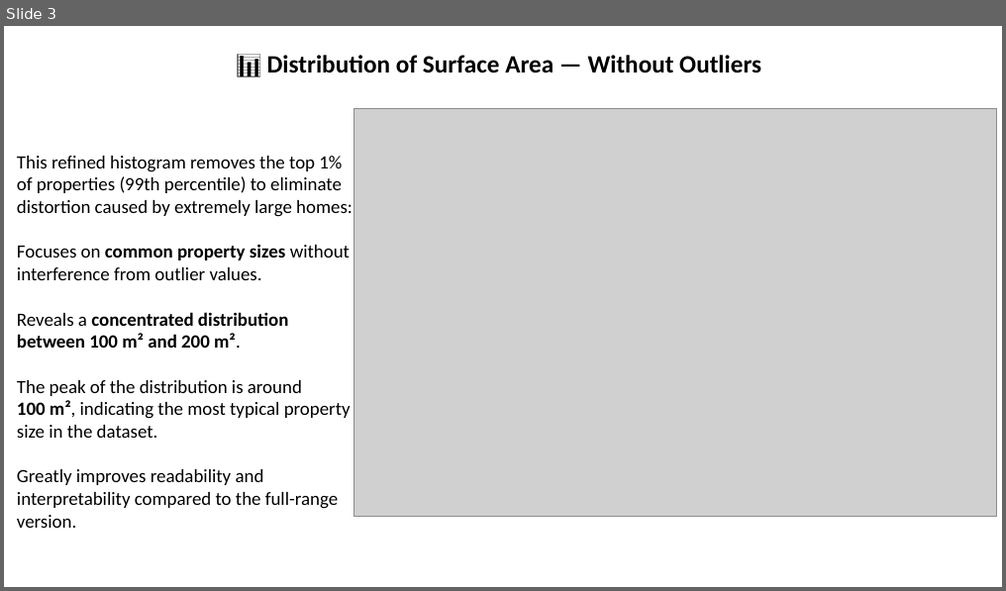
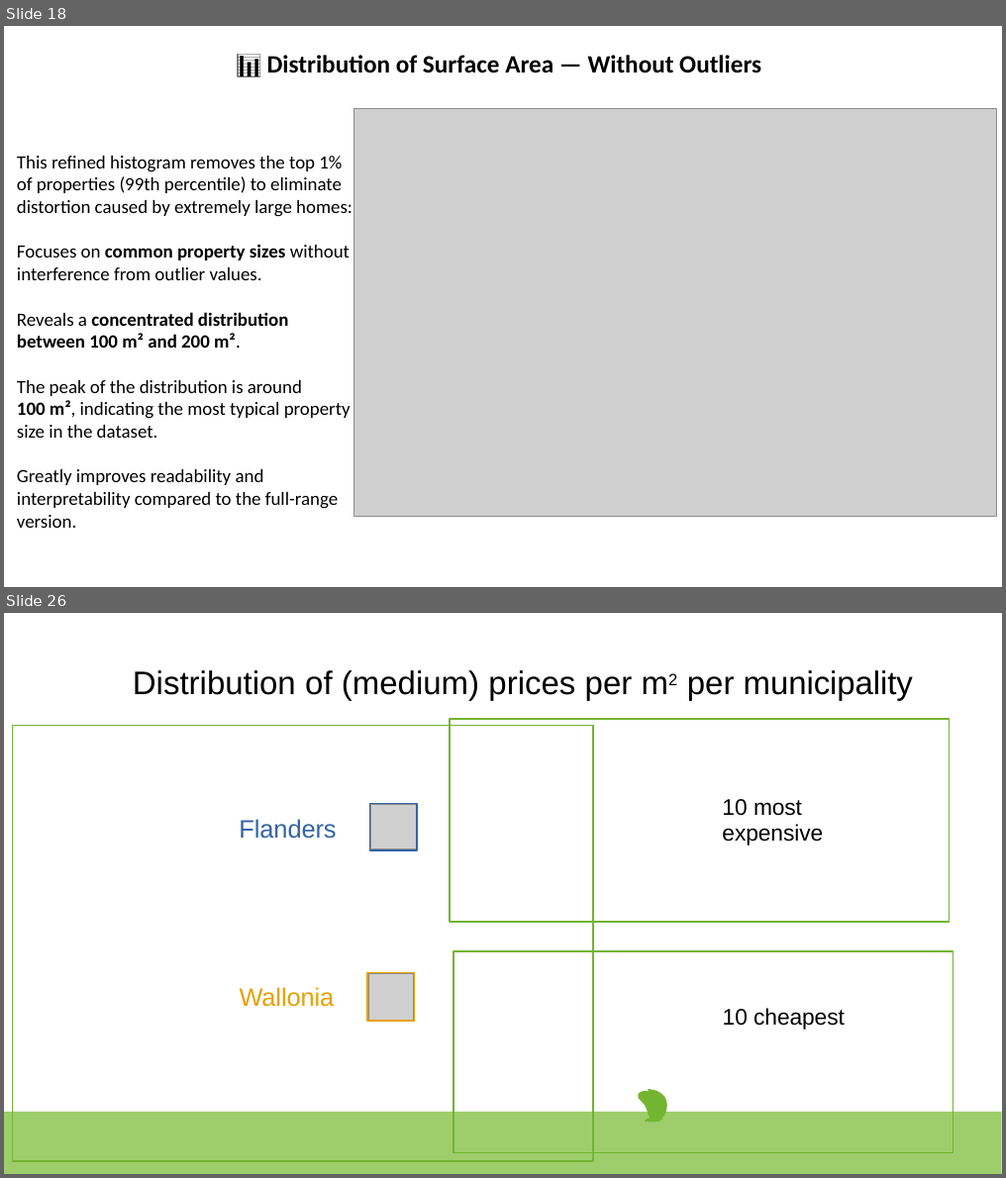
Before and after one commit to kayedee90/challenge-data-analysis, a slide deck: Presentation/Kenny_PDF.pptx. Shown one above the other, each under a label of ours: slide 3 before the commit, slides 18 and 26 after it; the slides between them are not shown. The pictures are 1006x591 and 1006x1178 pixels, drawn with LibreOffice and Linux fonts; fonts in the diff are those of the drawing; grey boxes stand for pictures; background and template pictures are left out. Boxes give left, top, right and bottom in pixels: in the first picture for what was removed or moved away, otherwise in the second. Text is boxed around its words. In the diff, an @@ line names an element or a change of style, - is before the commit and + after.

```diff
--- a/Presentation/Kenny_PDF.pptx
+++ b/Presentation/Kenny_PDF.pptx
@@ slide 26 added at (x1=4, y1=613, x2=1002, y2=1174), background #FFFFFF @@
@@ title added at (x1=133, y1=670, x2=913, y2=701), 31.4 pt, text #000000 @@
+Distribution of (medium) prices per m2 per municipality
@@ freeform shape added at (x1=12, y1=725, x2=593, y2=1161), outline #73B430 1.42 pt @@
@@ freeform shape added at (x1=450, y1=719, x2=948, y2=922), outline #73B430 1.42 pt @@
@@ text added at (x1=239, y1=819, x2=336, y2=839), 24.2 pt, text #3364A3 @@
+Flanders
@@ text added at (x1=722, y1=799, x2=823, y2=846), 21.8 pt, text #000000 @@
+10 most expensive
@@ freeform shape added at (x1=453, y1=952, x2=952, y2=1154), outline #73B430 1.42 pt @@
@@ text added at (x1=240, y1=987, x2=335, y2=1007), 24.2 pt, text #E7A101 @@
+Wallonia
@@ group added at (x1=368, y1=803, x2=417, y2=1021): 2 pictures, 2 freeform shapes @@
@@ text added at (x1=723, y1=1008, x2=845, y2=1030), 21.8 pt, text #000000 @@
+10 cheapest
@@ freeform shape added at (x1=4, y1=1112, x2=1002, y2=1174), fill #9DCE6B @@
@@ freeform shape added at (x1=638, y1=1091, x2=664, y2=1122), fill #73B430 @@
@@ freeform shape added at (x1=648, y1=1089, x2=667, y2=1118), fill #73B430 @@
@@ what was slide 3 is now slide 18 @@
```
Also in this commit, not shown: 8 slides changed, 17 other slides added, 3 other files.
